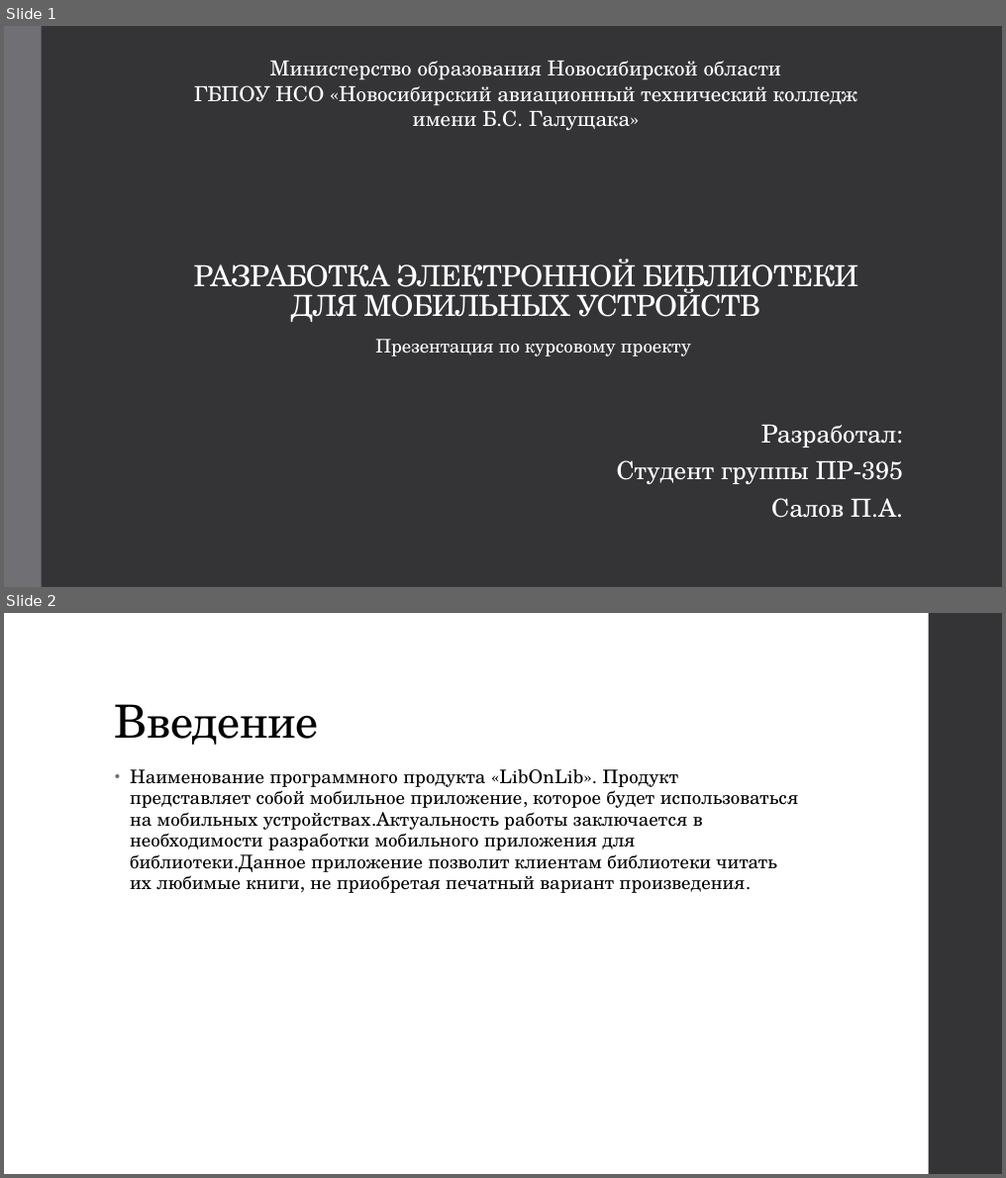
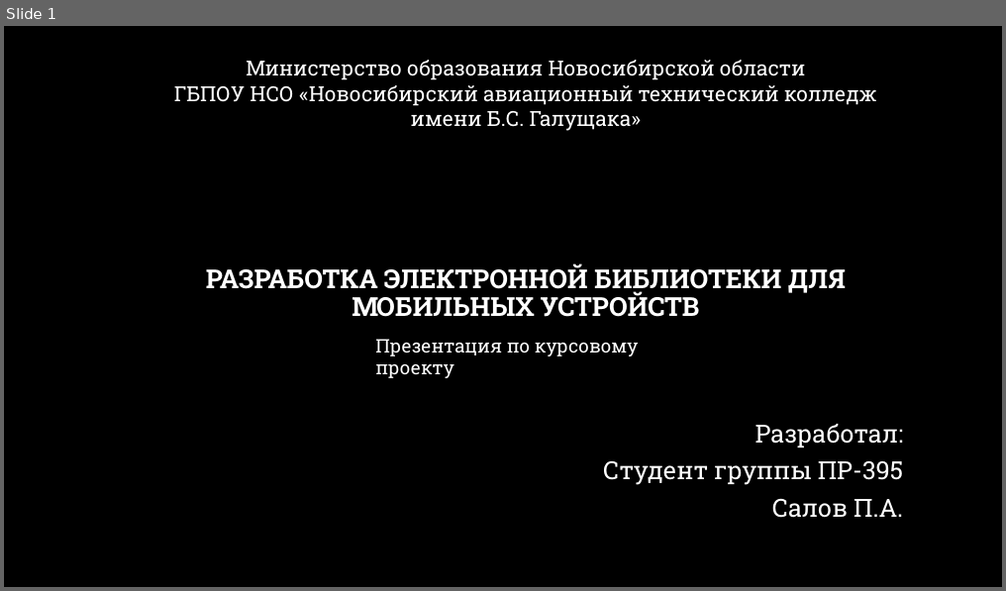
Before and after one commit to Mojukin/CourseWork, a slide deck: Презентация по курсовому проекту, Салов П.А., Пр-395.pptx. Shown one above the other, each under a label of ours: slides 1 and 2 before the commit, slide 1 after it. The pictures are 1006x1178 and 1006x591 pixels, drawn with LibreOffice and Linux fonts; fonts in the diff are those of the drawing; background and template pictures are left out. Boxes give left, top, right and bottom in pixels: in the first picture for what was removed or moved away, otherwise in the second. Text is boxed around its words. In the diff, an @@ line names an element or a change of style, - is before the commit and + after.

```diff
--- a/Презентация по курсовому проекту, Салов П.А., Пр-395.pptx
+++ b/Презентация по курсовому проекту, Салов П.А., Пр-395.pptx
@@ slide 2 removed at [4,613,1002,1174], background #FFFFFF @@
@@ rectangle removed at [929,613,1002,1174] @@
@@ title removed at [115,704,319,745] @@
-Введение
@@ text removed at [130,769,798,893] @@
-• Наименование программного продукта «LibOnLib». Продукт представляет собой мобильное приложение, которое будет использоваться на мобильных устройствах.Актуальность работы заключается в необходимости разработки мобильного приложения для библиотеки.Данное приложение позволит клиентам библиотеки читать их любимые книги, не приобретая печатный вариант произведения.
@@ slide 1 changed as well @@
@@ background #353537 to picture (left out) @@
@@ rectangle removed at [4,26,42,587] @@
@@ title "РАЗРАБОТКА ЭЛЕКТРОННОЙ БИБЛИОТЕКИ ДЛЯ МОБИЛЬНЫХ ..." at [206,264,846,317]: size 28 to 25.2 pt, font TeX Gyre Schola to Roboto Slab, letter spacing -0.5 to 0 pt, bold on; line spacing 0.85 to 0.9 @@
@@ font TeX Gyre Schola to Roboto Slab in 3 elements at [603,424,904,518], [174,60,877,131], [375,339,638,378] @@
```
Also in this commit, not shown: 7 slides added, 6 other slides removed, 1 other file.
